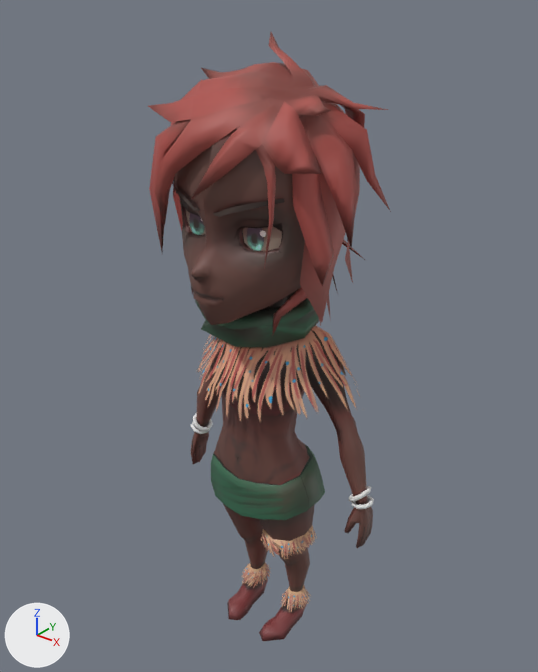
An edit to the FBX model Transfer/warrior_model/Warrior.fbx, drawn before and after from the same camera.
One viewpoint serves both versions: a 50 mm camera at (1.356, -1.674, 2.233) aimed at (-0.042, 0.072, 1.15). Every picture has the same lights, and +X, +Y and +Z are marked at lower left.

The older version as bpy lines, for what is in view:
```python
ob_amazon_anklet_l = bpy.data.objects.new('Amazon_Anklet_L', me_mesh_002)
ob_amazon_anklet_l.location = (0.0, 0.0, 0.0)
ob_amazon_anklet_r = bpy.data.objects.new('Amazon_Anklet_R', me_mesh_001)
ob_amazon_anklet_r.location = (0.0, 0.0, 0.0)
ob_amazon_body = bpy.data.objects.new('Amazon_Body', me_mesh_006)
ob_amazon_body.location = (0.0, 0.0, 0.0)
ob_amazon_cloak = bpy.data.objects.new('Amazon_Cloak', me_mesh_004)
ob_amazon_cloak.location = (0.0, 0.0, 0.0)
ob_amazon_hair = bpy.data.objects.new('Amazon_Hair', me_mesh_005)
ob_amazon_hair.location = (0.0, 0.0, 0.0)
ob_amazon_legging = bpy.data.objects.new('Amazon_Legging', me_mesh_003)
ob_amazon_legging.location = (0.0, 0.0, 0.0)
```
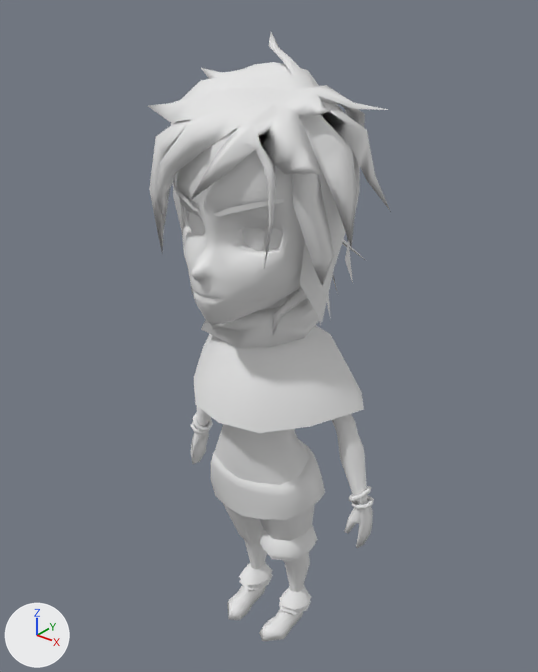
The newer file is also turned or shifted as a whole; pictures and numbers use the older file's frame.

What differs and where, as boxes [x1, y1, x2, y2] in the pictures (538 x 672 px):
'Amazon_Body', recoloured (brown to grey): [172, 127, 373, 641] in both
'Amazon_Hair', recoloured, shading changed (brown to white): [148, 32, 391, 337] in both
'Amazon_Cloak', recoloured (brown to grey): [194, 325, 364, 433] in both
'Amazon_Legging', recoloured (beige to white): [260, 525, 318, 561] in both
'Amazon_Anklet_L', recoloured (beige to white): [279, 585, 311, 614] in both
'Amazon_Anklet_R', recoloured (beige to white): [239, 563, 273, 590] in both

The change, as a list of edits to the scene's bpy script:
```text
Change me_mesh_005:
    where me_mesh_005.from_pydata(...)  # 440 vertices, 419 faces; spans x -0.421..0.351, y -0.296..0.382, z 1.262..2.09
    used by ob_amazon_hair; location = (0.0, 0.0, 0.0)
    remove me_mesh_005.materials.append(mat_phong1)  # picture img_amazon_diffusel_png
    me_mesh_005 part 1: edges marked sharp go from 155 to 0
    add me_mesh_005.materials.append(mat_material)  # white #e7e7e7
Change me_mesh_003:
    where me_mesh_003.from_pydata(...)  # 33 vertices, 24 faces; spans x 0.019..0.188, y -0.094..0.138, z 0.382..0.471
    remove me_mesh_003.materials.append(mat_phong1)  # picture img_amazon_diffusel_png
    add me_mesh_003.materials.append(mat_material)  # white #e7e7e7
Change me_mesh_004:
    where me_mesh_004.from_pydata(...)  # 48 vertices, 36 faces; spans x -0.342..0.342, y -0.229..0.203, z 0.953..1.256
    remove me_mesh_004.materials.append(mat_phong1)  # picture img_amazon_diffusel_png
    add me_mesh_004.materials.append(mat_material)  # white #e7e7e7
Change me_mesh_006:
    where me_mesh_006.from_pydata(...)  # 1114 vertices, 1060 faces; spans x -0.4..0.4, y -0.32..0.27, z 0.0..1.96
    remove me_mesh_006.materials.append(mat_phong1)  # picture img_amazon_diffusel_png
Change me_mesh_002:
    where me_mesh_002.from_pydata(...)  # 33 vertices, 24 faces; spans x 0.0422..0.1571, y -0.0151..0.1252, z 0.0543..0.1354
    remove me_mesh_002.materials.append(mat_phong1)  # picture img_amazon_diffusel_png
    add me_mesh_002.materials.append(mat_material)  # white #e7e7e7
Change me_mesh_001:
    where me_mesh_001.from_pydata(...)  # 33 vertices, 24 faces; spans x -0.1571..-0.0422, y -0.0151..0.1252, z 0.0543..0.1354
    remove me_mesh_001.materials.append(mat_phong1)  # picture img_amazon_diffusel_png
    add me_mesh_001.materials.append(mat_material)  # white #e7e7e7
```
